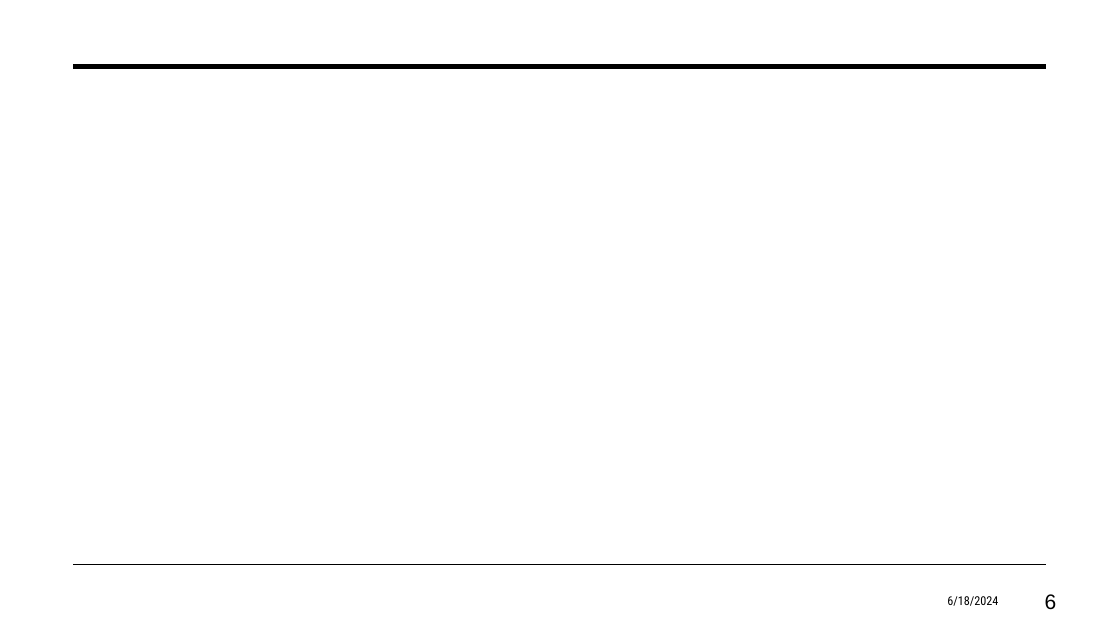
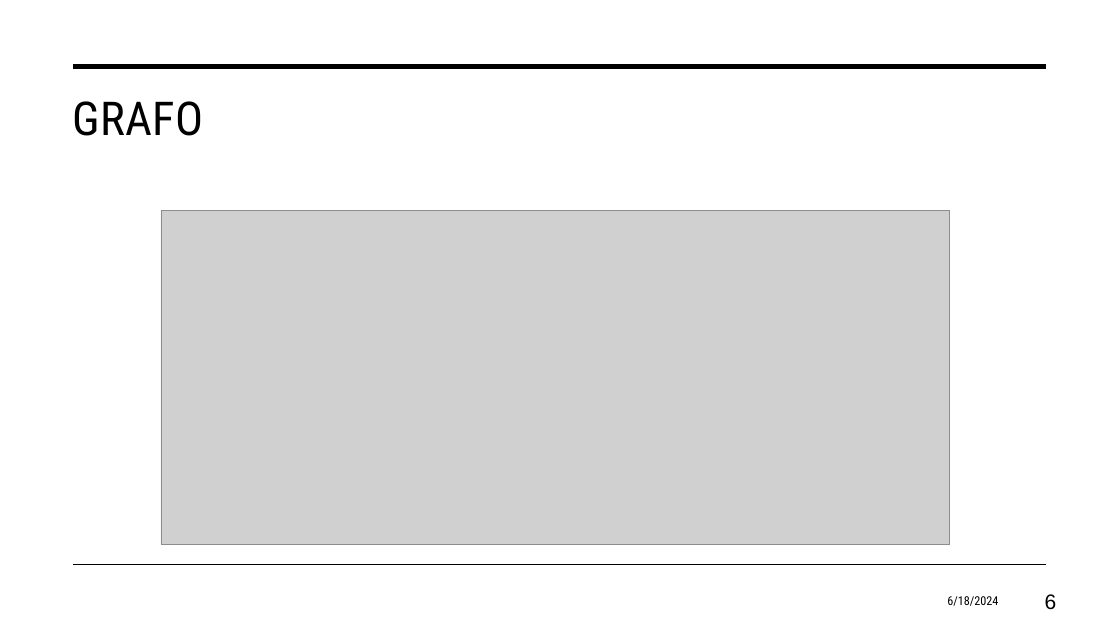
Before and after one commit to eduardosavian/critical-path, a slide deck: slide 6 of Presentation.pptx. Drawn at 1120x630 pixels with LibreOffice and Linux fonts; fonts in the diff are those of the drawing; grey boxes stand for pictures. Boxes give left, top, right and bottom in pixels: in the first picture for what was removed or moved away, otherwise in the second. Text is boxed around its words. In the diff, an @@ line names an element or a change of style, - is before the commit and + after.

```diff
--- a/Presentation.pptx
+++ b/Presentation.pptx
@@ title added at (73,101,204,136), 40 pt, text #000000 @@
+GRAFO
@@ picture added at (161,211,950,545) @@
```
Also in this commit, not shown: 1 other slide changed, 9 slides added, 2 other files.
